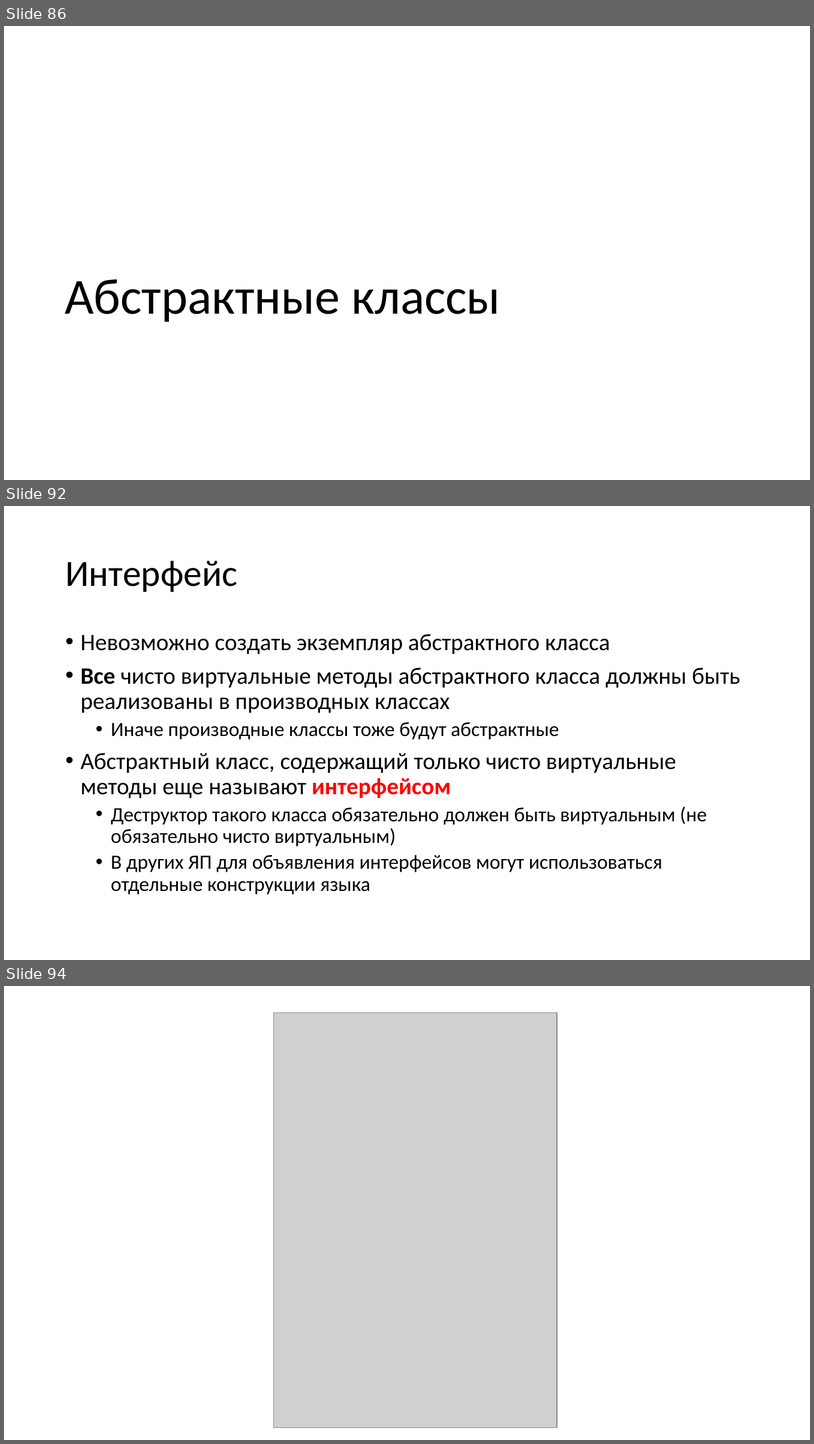
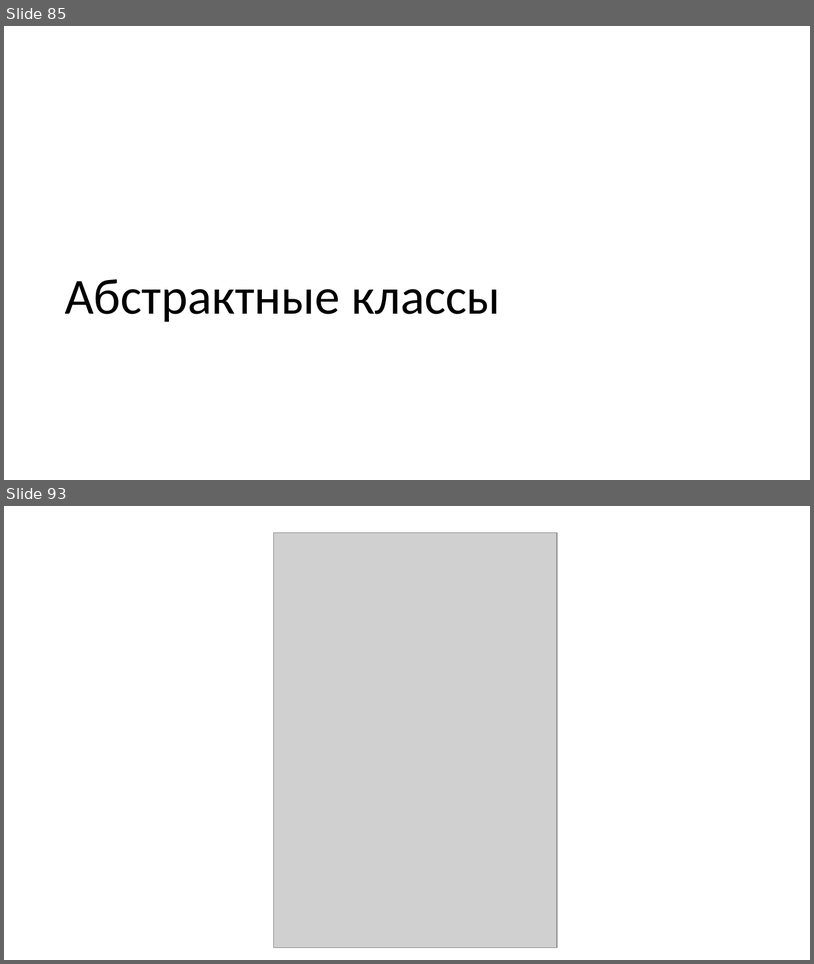
Before and after one commit to alexey-malov/oop, a slide deck: lectures/03/Наследование и полиморфизм.pptx. Shown one above the other, each under a label of ours: slides 86, 92 and 94 before the commit, slides 85 and 93 after it; the slides between them are not shown. The pictures are 814x1444 and 814x964 pixels, drawn with LibreOffice and Linux fonts; fonts in the diff are those of the drawing; grey boxes stand for pictures. Boxes give left, top, right and bottom in pixels: in the first picture for what was removed or moved away, otherwise in the second. Text is boxed around its words. In the diff, an @@ line names an element or a change of style, - is before the commit and + after.

```diff
--- a/lectures/03/Наследование и полиморфизм.pptx
+++ b/lectures/03/Наследование и полиморфизм.pptx
@@ slide 92 removed at bbox=[4, 506, 810, 960], background #FFFFFF @@
@@ title removed at bbox=[65, 561, 237, 592] @@
-Интерфейс
@@ text removed at bbox=[81, 634, 740, 894] @@
-• Невозможно создать экземпляр абстрактного класса
-• Все чисто виртуальные методы абстрактного класса должны быть реализованы в производных классах
-  • Иначе производные классы тоже будут абстрактные
-• Абстрактный класс, содержащий только чисто виртуальные методы еще называют интерфейсом
-  • Деструктор такого класса обязательно должен быть виртуальным (не обязательно чисто виртуальным)
-  • В других ЯП для объявления интерфейсов могут использоваться отдельные конструкции языка
@@ what was slide 86 is now slide 85 @@
@@ what was slide 94 is now slide 93 @@
```
Also in this commit, not shown: 9 slides changed, 9 slides added, 7 other slides removed, 11 other files.
